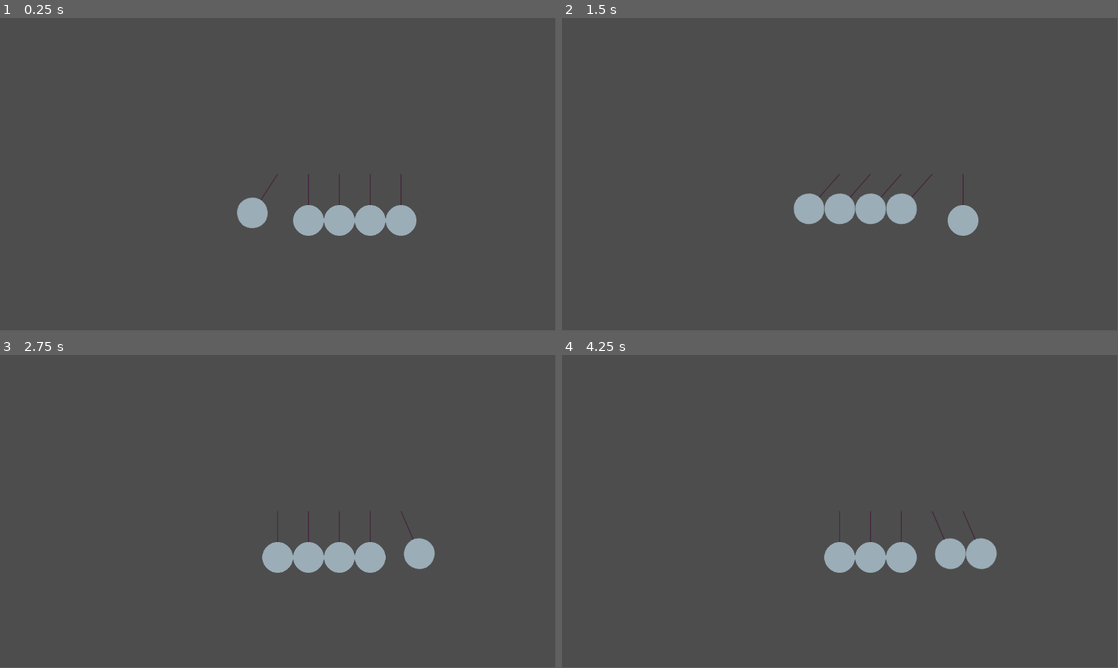
Above: before the commit, frames 1-4 (two rows, left to right).
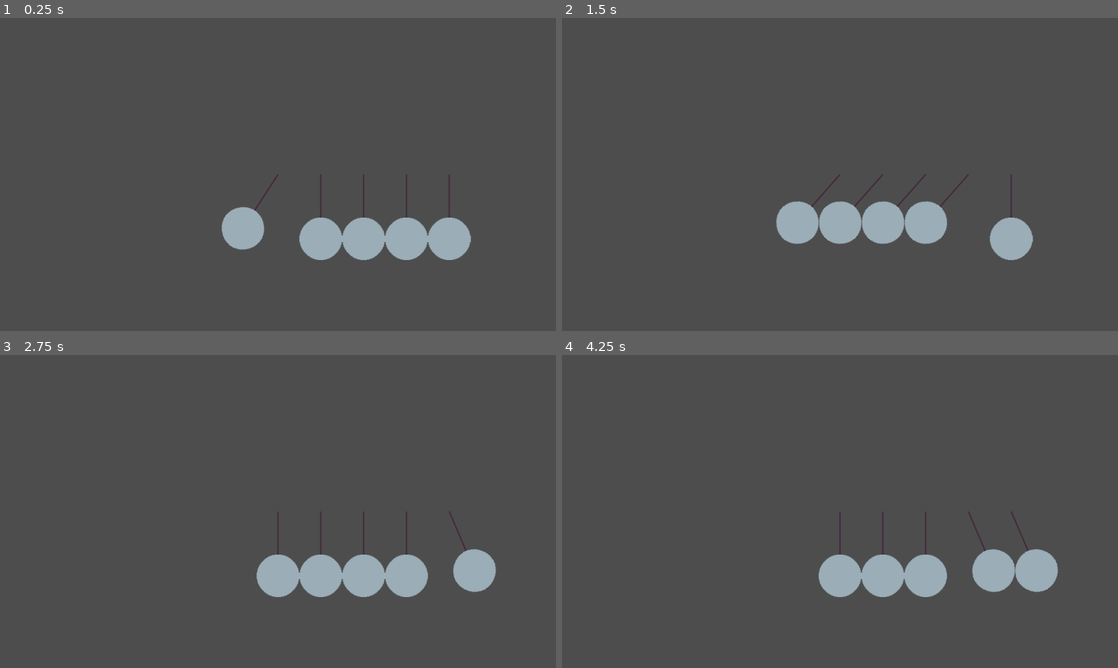
Above: after the commit, the same moments.

Repository: shakesbeare/NewtonsCradles
Game: Godot game, scene res://main.tscn
The game is run twice, just before and just after one commit, with the same random seed, the same clock (stepped at 60 frames per second) and the same inputs.
Inputs (mouse positions are in pixels of both pictures, inside the frame that each line leads up to):
- Up to frame 1 (0.25 s): no input
- Up to frame 2 (1.5 s): move the mouse to (962, 158) at 0.52 s; hold 5 (five) 0.53-1.28 s; move the mouse to (728, 190) at 1.27 s; tap 4 (four) at 1.35 s
- Up to frame 3 (2.75 s): move the mouse to (333, 442) at 2.02 s; hold 1 (one) from 2.03 s (still down)
- Up to frame 4 (4.25 s): move the mouse to (812, 574) at 2.77 s; release 1 (one) at 2.78 s; tap 3 (three) at 2.85 s; move the mouse to (1006, 558) at 3.52 s; hold 2 (two) from 3.53 s (still down)
In our replay, the window is 799x449 before the commit and 800x450 after it. These sizes can differ from the game's own. Grey fills any space a smaller window leaves; there, only what the larger window draws over its background counts as a difference.

The runs differ from the first frame. In frame 1, 4.5% of the frame differs, in the area x 39-85%, y 50-78%; in frame 2, 4.4%; in frame 3, 4.7%; in frame 4, 5.0%, in the area x 46-90%, y 50-78%.

Commit message:
done

Diff:
--- a/BallManager.gd
+++ b/BallManager.gd
@@ -36,6 +36,7 @@
 		var apparatus2 = newton_balls[i + 1]
 		var top_connector2 = apparatus2.get_node("top connector")
 
+		# find the position of the balls
 		var ball1_pos = (
 			Vector2(
 				96 * sin(-top_connector.rotation),
@@ -51,10 +52,11 @@
 			+ apparatus2.position
 		)
 
+		# check if the balls are on top of each other
 		var distance = (ball2_pos - ball1_pos).length()
 
 		if distance <= 64:
-			# set the distance = 64 and update the rotations
+			# make sure the balls are not overlapping
 			var sign1 = top_connector.rotation / abs(top_connector.rotation)
 			var sign2 = top_connector2.rotation / abs(top_connector2.rotation)
 			if sign1 < 0:
@@ -62,10 +64,12 @@
 			else:
 				top_connector2.rotation = top_connector.rotation
 
+			# update the angular velocities
 			var temp = top_connector.angular_velocity
 			top_connector.angular_velocity = top_connector2.angular_velocity
 			top_connector2.angular_velocity = temp
 
+			# clamp to account for floating point errors
 			if abs(top_connector.angular_velocity) < 0.001:
 				top_connector.angular_velocity = 0
 
--- a/main.tscn
+++ b/main.tscn
@@ -8,6 +8,7 @@
 [node name="Node2D" type="Node2D"]
 
 [node name="Camera2D" type="Camera2D" parent="."]
+zoom = Vector2(1.54, 1.54)
 
 [node name="StaticBody2D" type="StaticBody2D" parent="."]
 position = Vector2(2.08165e-12, 50.44)
--- a/project.godot
+++ b/project.godot
@@ -15,6 +15,11 @@
 run/main_scene="res://main.tscn"
 config/features=PackedStringArray("4.1", "Forward Plus")
 config/icon="res://icon.svg"
+
+[display]
+
+window/size/viewport_width=1280
+window/size/viewport_height=720
 
 [dotnet]
 
Not shown, added: build/index.apple-touch-icon.png.import
Not shown, added: build/index.icon.png.import
Not shown, added: build/index.png.import
Not shown, changed: export_presets.cfg
Not shown, added: build/index.apple-touch-icon.png
Not shown, added: build/index.audio.worklet.js
Not shown, added: build/index.icon.png
Not shown, added: build/index.png
Not shown, added: build/index.wasm
Not shown, added: build/index.worker.js
